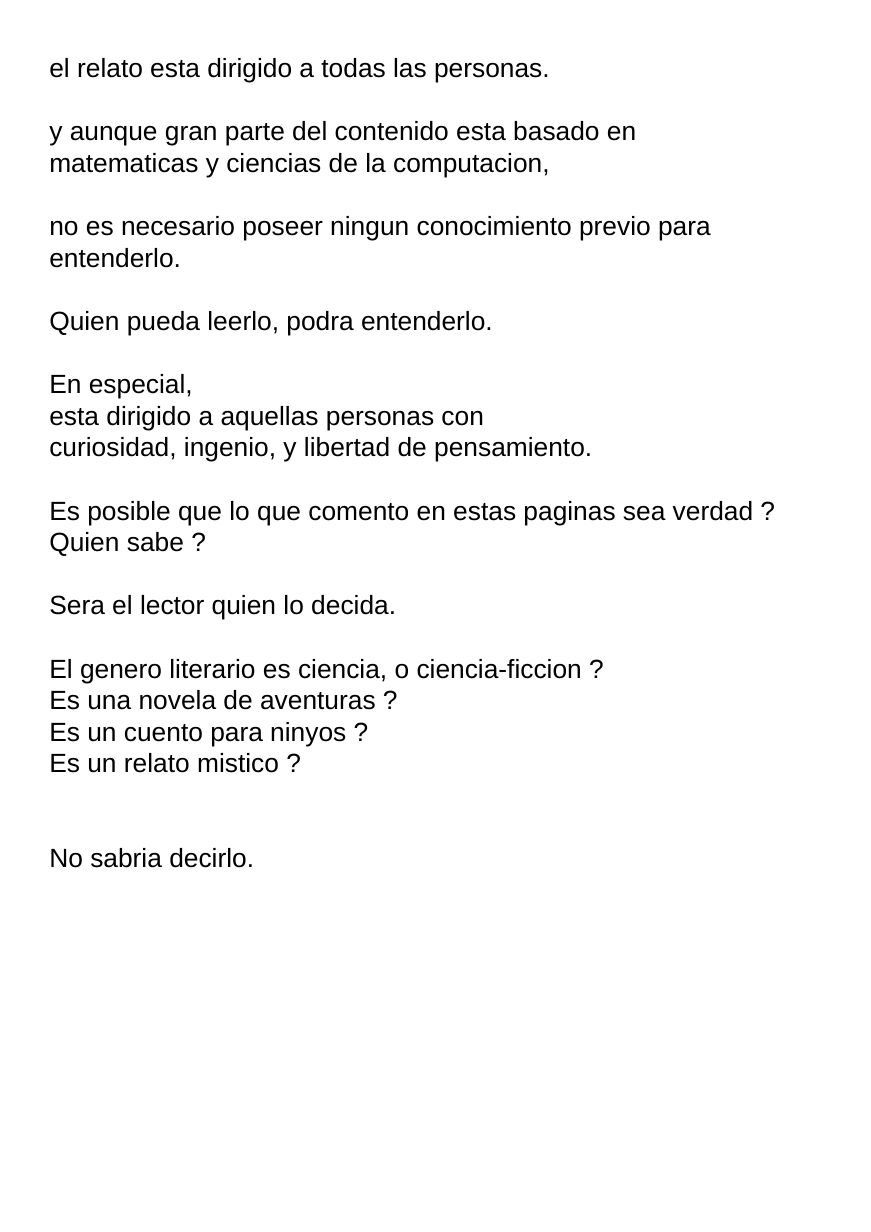
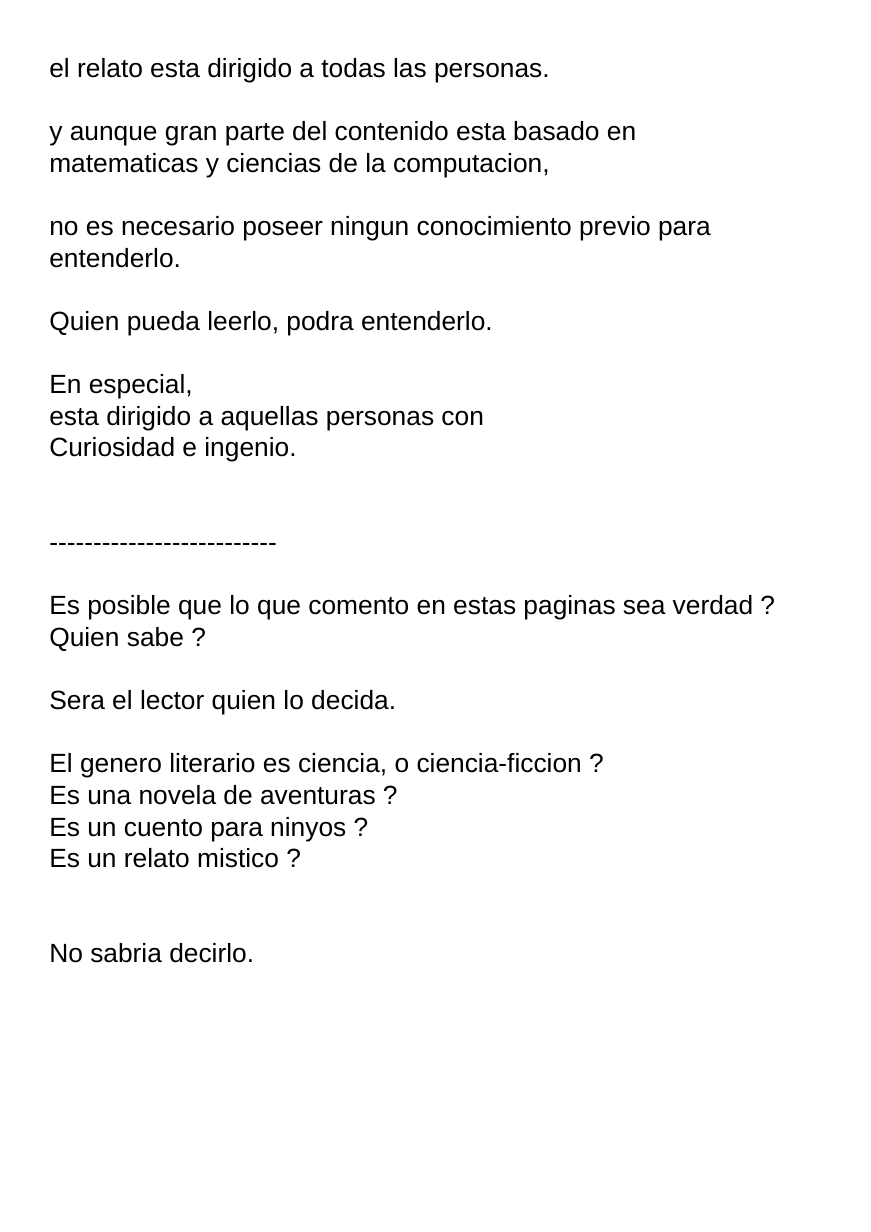
Before and after one commit to fabhrius/La-Cosa, a slide deck: slide 6 of capitulos/Prologo/Prologo.odp (slide 2 before the commit). Drawn at 871x1232 pixels with LibreOffice and Linux fonts; fonts in the diff are those of the drawing. Boxes give left, top, right and bottom in pixels: in the first picture for what was removed or moved away, otherwise in the second. Text is boxed around its words. In the diff, an @@ line names an element or a change of style, - is before the commit and + after.

```diff
--- a/capitulos/Prologo/Prologo.odp
+++ b/capitulos/Prologo/Prologo.odp
@@ text at <box>49,437,296,462</box>: text changed @@
-curiosidad, ingenio, y libertad de pensamiento.
+Curiosidad e ingenio.
+--------------------------
```
Also in this commit, not shown: 4 slides added, 1 other file.
